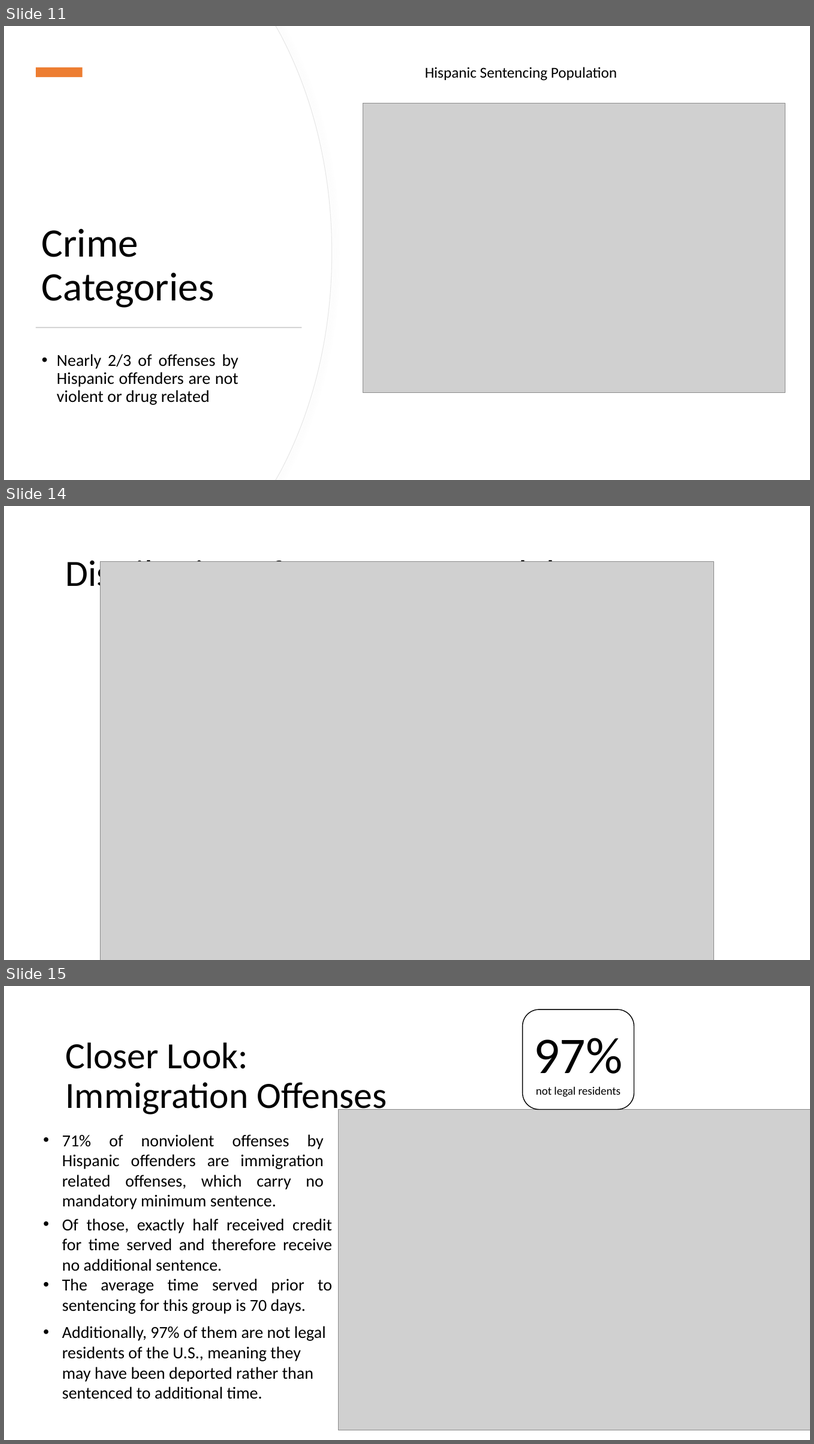
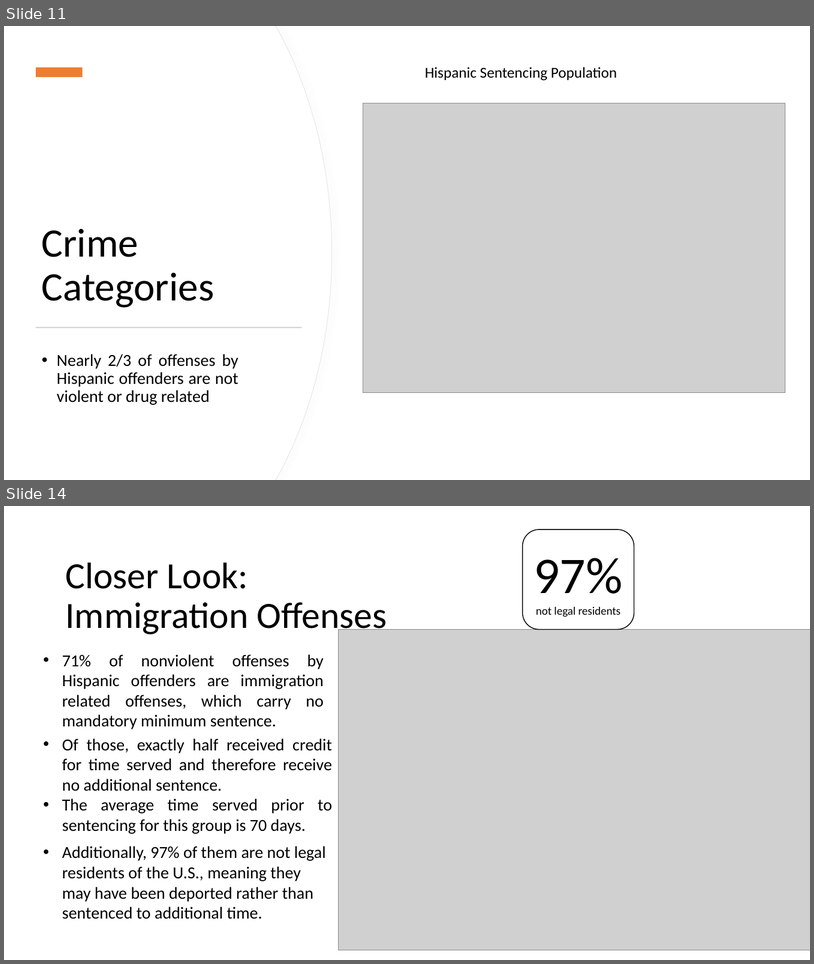
Before and after one commit to jenwhitson/sentencing_project, a slide deck: Presentation.pptx. Shown one above the other, each under a label of ours: slides 11, 14 and 15 before the commit, slides 11 and 14 after it; the slides between them are not shown. The pictures are 814x1444 and 814x964 pixels, drawn with LibreOffice and Linux fonts; fonts in the diff are those of the drawing; grey boxes stand for pictures. Boxes give left, top, right and bottom in pixels: in the first picture for what was removed or moved away, otherwise in the second. Text is boxed around its words. In the diff, an @@ line names an element or a change of style, - is before the commit and + after.

```diff
--- a/Presentation.pptx
+++ b/Presentation.pptx
@@ slide 14 removed at [4,506,810,960], background #FFFFFF @@
@@ title removed at [65,555,663,595] @@
-Distribution of Sentence Length by Race
@@ picture removed at [101,562,714,960] @@
@@ what was slide 15 is now slide 14 @@
```
Also in this commit, not shown: 7 slides changed.
